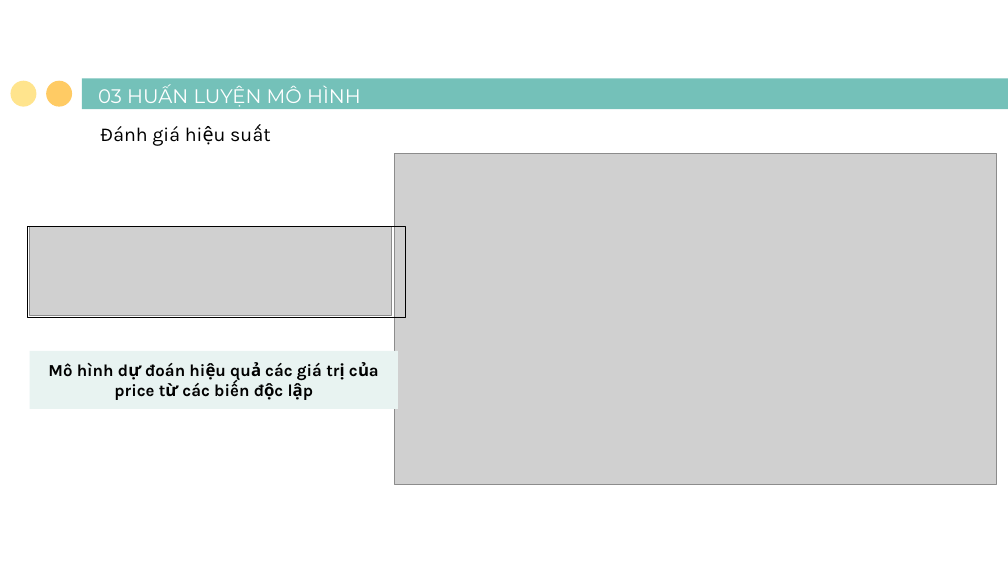
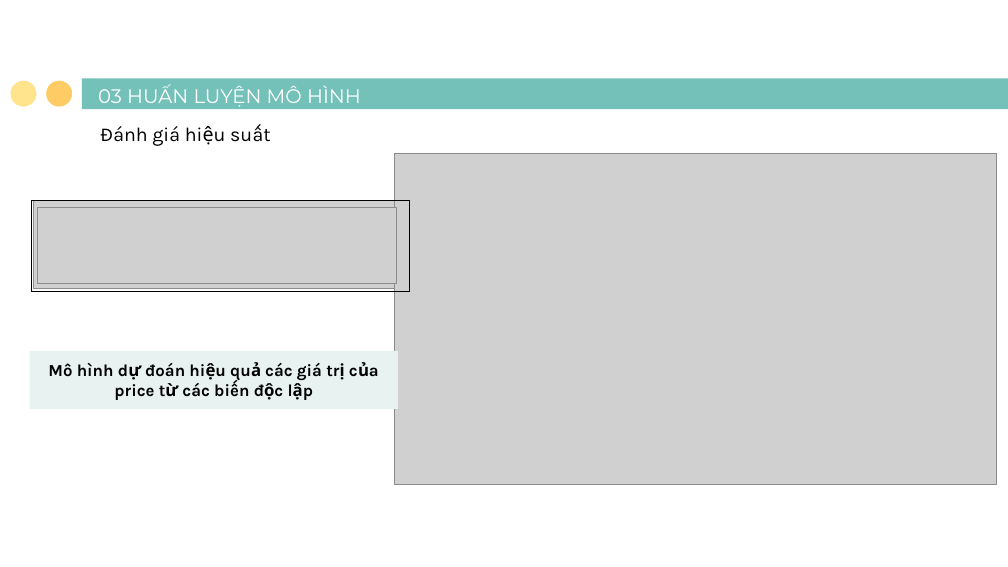
Before and after one commit to trantrongtri04/House-Price-Predict, a slide deck: slide 31 of Final_Project.pptx (slide 30 before the commit). Drawn at 1008x567 pixels with LibreOffice and Linux fonts; fonts in the diff are those of the drawing; grey boxes stand for pictures. Boxes give left, top, right and bottom in pixels: in the first picture for what was removed or moved away, otherwise in the second. Text is boxed around its words. In the diff, an @@ line names an element or a change of style, - is before the commit and + after.

```diff
--- a/Final_Project.pptx
+++ b/Final_Project.pptx
@@ rectangle: place and size @@
-rectangle at <box>28,227,406,318</box>
+rectangle at <box>31,201,409,291</box>
@@ picture: place and size @@
-picture at <box>29,227,391,316</box>
+picture at <box>33,201,395,289</box>
@@ picture added at <box>37,208,396,284</box> @@
```
Also in this commit, not shown: 1 other slide changed, 1 slide added, 1 other file.
